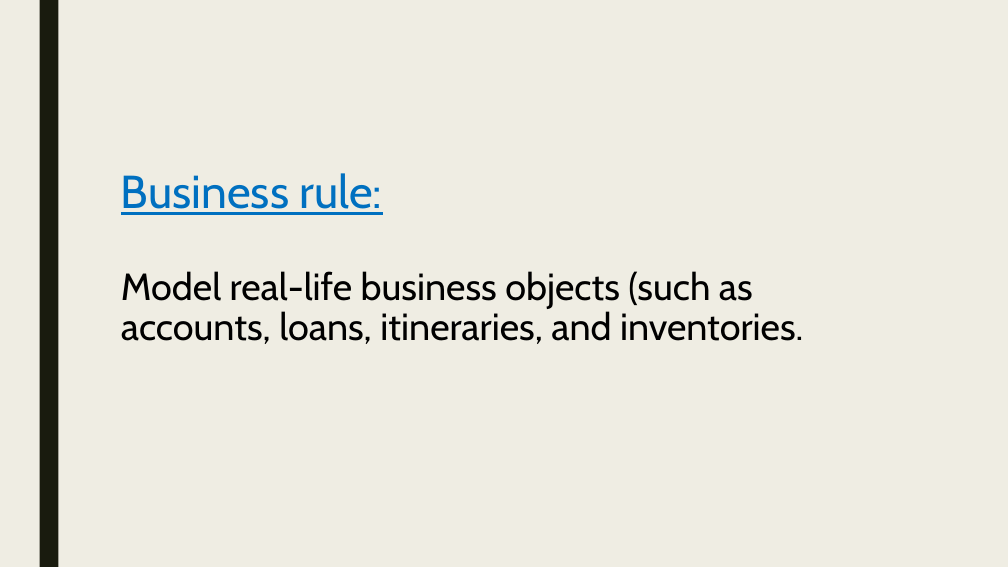
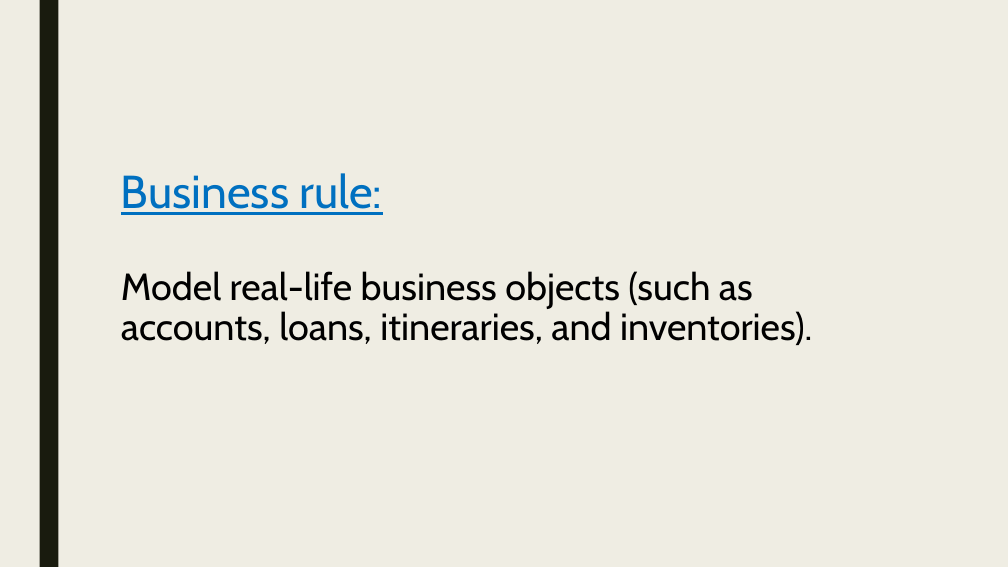
Before and after one commit to pkyurkchiev/practice-biel, a slide deck: slide 12 of presentations/n-layer.pptx. Drawn at 1008x567 pixels with LibreOffice and Linux fonts; fonts in the diff are those of the drawing. Boxes give left, top, right and bottom in pixels: in the first picture for what was removed or moved away, otherwise in the second. Text is boxed around its words. In the diff, an @@ line names an element or a change of style, - is before the commit and + after.

```diff
--- a/presentations/n-layer.pptx
+++ b/presentations/n-layer.pptx
@@ title at (121, 173, 812, 345): text changed @@
-Business rule:
-Model real-life business objects (such as accounts, loans, itineraries, and inventories.
+Business rule:
+Model real-life business objects (such as accounts, loans, itineraries, and inventories).
```
Also in this commit, not shown: 1 other slide changed, 1 other file.
